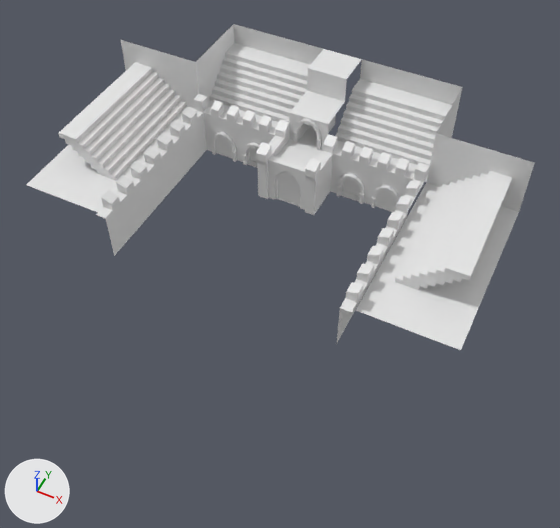
Before and after pictures for a commit that changed the Blender file Kings-Command/Assets/Arena/arena.blend.
Both versions are drawn from a 50 mm camera at (23.7, -54.0, 52.1) aimed at (-0.8, -4.8, -9.3). The lights are fixed; the arrows at lower left show +X, +Y and +Z.

Names of what the first picture shows: 'Estructura.001', 'Gradas_Frontales', 'Gradas_Frontales.001', 'Gradas_Laterales', 'Gradas_Laterales.001', 'Muralla'.
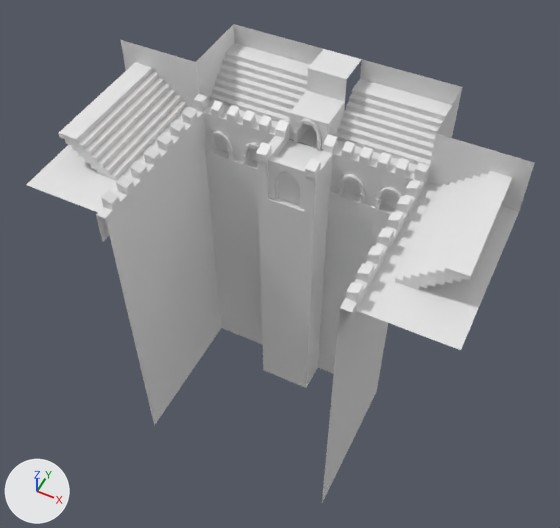
Commit message: Cambios Arena

Where the change shows, as pixel boxes [x1, y1, x2, y2] in the pictures (560 x 528 px):
```json
{"object": "Estructura.001", "change": "reshaped", "before": [96, 94, 429, 344], "after": [96, 94, 429, 503], "on screen": "63% taller"}
{"part": 1, "of": "me_cube", "change": "cut back", "before": [276, 139, 323, 166], "after": [328, 102, 345, 136]}
{"part": 2, "of": "me_cube_005", "change": "added", "after": [212, 135, 399, 212]}
{"part": 3, "of": "me_cube_005", "change": "added", "after": [207, 131, 402, 209]}
{"part": 4, "of": "me_cube_005", "change": "deleted", "before": [210, 132, 400, 211]}
{"part": 5, "of": "me_cube_005", "change": "built on", "before": [105, 128, 424, 344], "after": [96, 128, 428, 503]}
```

Scene script edits in JSON lines:
```json
{"block": "me_cube", "where": "me_cube.from_pydata(...)  # 58 vertices, 34 faces; spans x 0.0..20.6, y -17.2..7.0, z 4.0..9.7"}
{"block": "me_cube", "where": "# used by ob_muralla; location = (0.0, 0.0, 0.0)"}
{"block": "me_cube", "where": "# verts and faces of me_cube; kept vertices keep their numbers, new ones are numbered from 58"}
{"block": "me_cube", "where": "# before: 0 (0.0, -4.0, 4.0), 4 (2.0, -4.0, 4.0), 8 (0.0, -0.5, 4.0) at pixel (307, 144), 9 (2.0, -0.5, 4.0), 17 (2.0, -0.5, 7.2) at pixel (328, 124)"}
{"block": "me_cube", "where": "# before: 19 (2.0, 3.4, 7.2) at pixel (344, 101), 20 (1.1, -4.0, 4.0), 21 (1.1, -0.5, 4.0) at pixel (317, 147), 25 (2.0, -0.5, 6.7) at pixel (328, 128), 27 (2.0, -0.5, 5.3)"}
{"block": "me_cube", "change": "me_cube part 1"}
{"op": "add", "block": "me_cube", "code": "delete_vertices([0, 4, 20])  # with the faces that use them"}
{"op": "add", "block": "me_cube", "code": "verts[58] = (2.0, 3.4, 4.0)"}
{"op": "add", "block": "me_cube", "code": "faces += [(9, 58, 19, 17, 25, 27)]"}
{"block": "me_cube_005", "where": "# used by ob_estructura_001; location = (0.0, 0.0, 0.0)"}
{"op": "remove", "block": "me_cube_005", "code": "me_cube_005.from_pydata(...)  # 1072 vertices, 871 faces; spans x -10.2..12.0, y -18.1..-0.5, z 0.0..6.0"}
{"op": "add", "block": "me_cube_005", "code": "me_cube_005.from_pydata(...)  # 1183 vertices, 935 faces; spans x 0.0..12.0, y -18.1..-0.5, z -30.1..6.0"}
{"block": "me_cube_005", "change": "me_cube_005 part 2: the loose piece of 51 vertices spanning x -6.3..-4.1, y -1.6..-0.8, z 0.0..2.7 is copied, and the copy is moved by (14.4, 0.0, 0.0); it spans x 8.1..10.3, y -1.6..-0.8, z 0.0..2.7"}
{"block": "me_cube_005", "change": "me_cube_005 part 3: a new loose piece of 396 vertices spanning x 7.8..10.6, y -1.9..-1.4, z 0.0..3.1, in mat_material_001 (white #e7e7e7)"}
{"block": "me_cube_005", "change": "me_cube_005 part 4: the loose piece of 396 vertices spanning x -10.2..-7.4, y -1.9..-1.4, z 0.0..3.1 is deleted"}
{"block": "me_cube_005", "change": "me_cube_005 part 5"}
{"block": "me_cube_005", "change": "6 faces are deleted"}
{"block": "me_cube_005", "change": "23 vertices are added at x 0.0..11.0, y -5.0..-0.5, z -30.1..4.8"}
{"block": "me_cube_005", "change": "27 new vertices lie (0.0, 0.0, -3.5) away from vertices in x 3.0..12.0, y -18.1..-0.5, z 4.8"}
{"block": "me_cube_005", "change": "5 new vertices lie (0.0, 0.0, -30.1) away from vertices in x 2.0..11.0, y -18.1..-4.3, z 0.0"}
{"block": "me_cube_005", "change": "5 new vertices lie (-2.0, 0.0, 0.0) away from vertices in x 2.0, y -5.2..-0.5, z -30.1..3.9"}
{"block": "me_cube_005", "change": "50 new faces join them, mat_material (white #e7e7e7)"}
```
